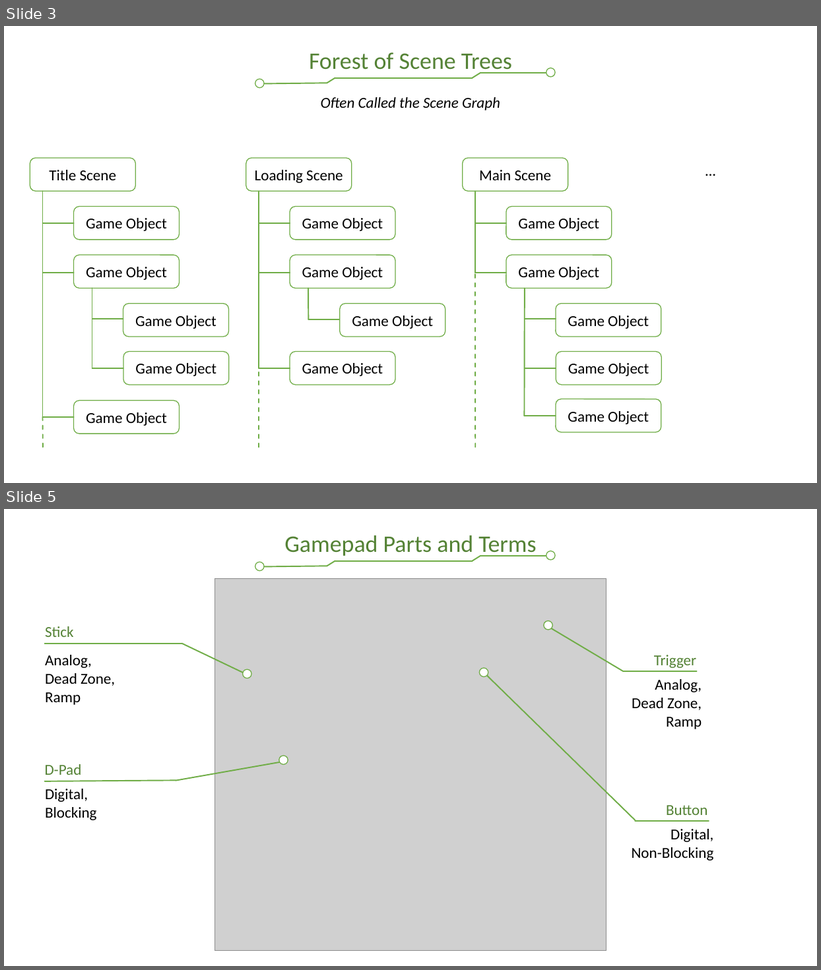
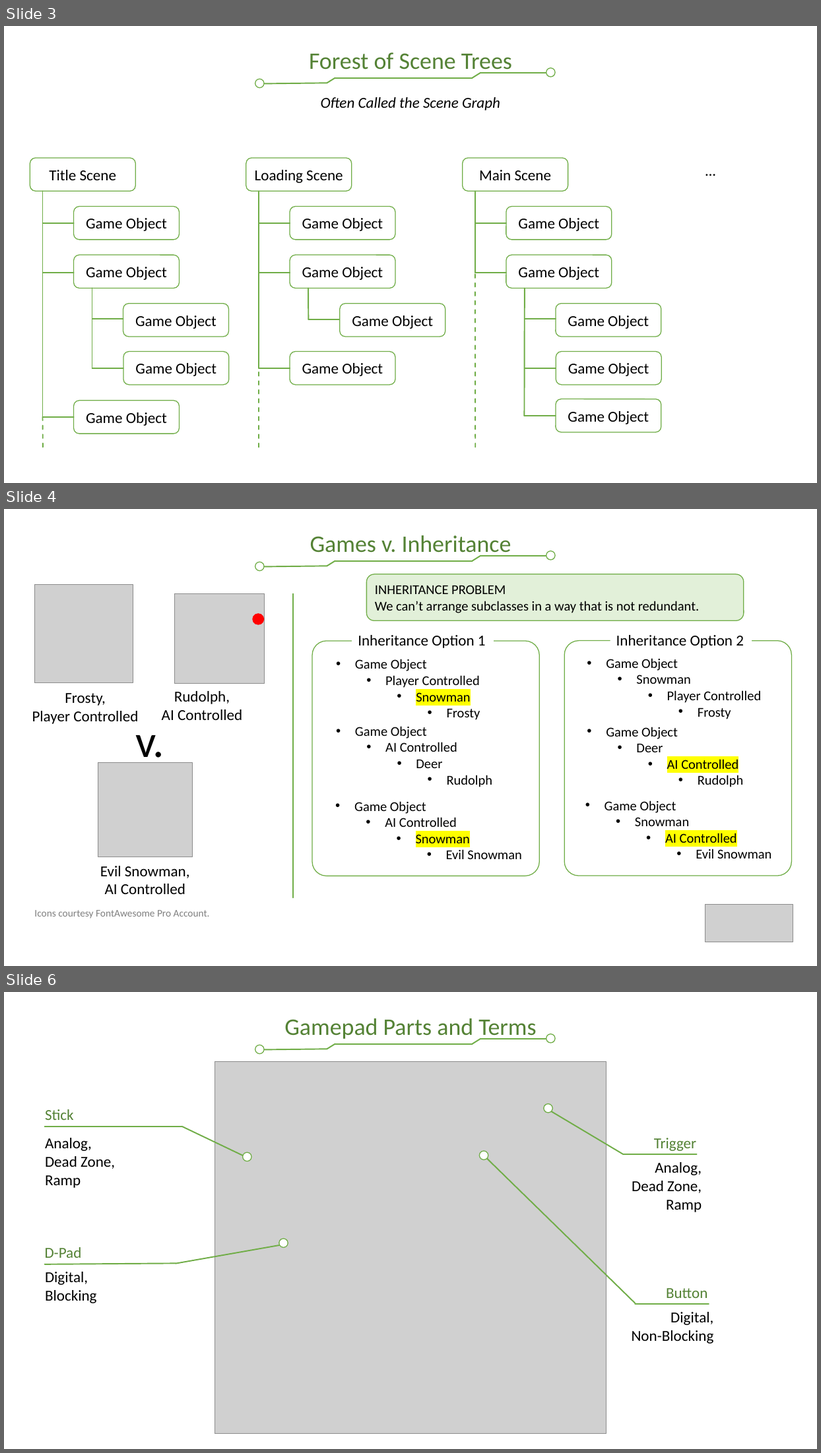
Before and after one commit to annadrewnewby/ChoGath, a slide deck: GamPartsAndTerms.pptx. Shown one above the other, each under a label of ours: slides 3 and 5 before the commit, slides 3, 4 and 6 after it; the slides between them are not shown. The pictures are 821x970 and 821x1453 pixels, drawn with LibreOffice and Linux fonts; fonts in the diff are those of the drawing; grey boxes stand for pictures. Boxes give left, top, right and bottom in pixels: in the first picture for what was removed or moved away, otherwise in the second. Text is boxed around its words. In the diff, an @@ line names an element or a change of style, - is before the commit and + after.

Commit message:
Add inheritance

```diff
--- a/GamPartsAndTerms.pptx
+++ b/GamPartsAndTerms.pptx
@@ slide 4 added at <box>4,509,817,966</box>, background #FFFFFF @@
@@ text added at <box>310,535,512,559</box>, 28 pt, text #548235 @@
+Games v. Inheritance
@@ group added at <box>255,551,556,571</box>: 5 lines, 2 ellipses @@
@@ picture added at <box>34,585,133,683</box> @@
@@ rounded rectangle added at <box>367,574,744,621</box>, fill #E2F0D9, outline #70AD47 1 pt, 16 pt, text #000000 @@
+INHERITANCE PROBLEM
+We can’t arrange subclasses in a way that is not redundant.
@@ picture added at <box>175,593,265,683</box> @@
@@ line added from (293, 593) to (293, 898), #70AD47 1.5 pt @@
@@ ellipse added at <box>253,614,264,625</box>, fill #FF0000, outline #FF0000 1 pt @@
@@ rounded rectangle added at <box>313,641,540,876</box>, outline #70AD47 1 pt @@
@@ text added at <box>358,635,486,648</box>, 18 pt, text #000000 @@
+Inheritance Option 1
@@ rounded rectangle added at <box>564,641,792,876</box>, outline #70AD47 1 pt @@
@@ text added at <box>616,635,744,648</box>, 18 pt, text #000000 @@
+Inheritance Option 2
@@ text added at <box>355,659,481,720</box>, 16 pt, text #000000 @@
+• Game Object
+  • Player Controlled
+    • Snowman
+      • Frosty
@@ text added at <box>606,658,761,720</box>, 16 pt, text #000000 @@
+• Game Object
+  • Snowman
+    • Player Controlled
+      • Frosty
@@ text added at <box>32,693,138,724</box>, 18 pt, text #000000 @@
+Frosty,
+Player Controlled
@@ text added at <box>162,691,242,720</box>, 18 pt, text #000000 @@
+Rudolph,
+AI Controlled
@@ text added at <box>136,720,164,769</box>, 54 pt, text #000000 @@
+v.
@@ text added at <box>355,726,493,788</box>, 16 pt, text #000000 @@
+• Game Object
+  • AI Controlled
+    • Deer
+      • Rudolph
@@ text added at <box>606,727,744,788</box>, 16 pt, text #000000 @@
+• Game Object
+  • Deer
+    • AI Controlled
+      • Rudolph
@@ picture added at <box>98,762,192,857</box> @@
@@ text added at <box>354,801,521,859</box>, 16 pt, text #000000 @@
+• Game Object
+  • AI Controlled
+    • Snowman
+      • Evil Snowman
@@ text added at <box>605,801,772,859</box>, 16 pt, text #000000 @@
+• Game Object
+  • Snowman
+    • AI Controlled
+      • Evil Snowman
@@ text added at <box>100,866,190,894</box>, 18 pt, text #000000 @@
+Evil Snowman,
+AI Controlled
@@ text added at <box>34,910,210,919</box>, 12 pt, text #808080 @@
+Icons courtesy FontAwesome Pro Account.
@@ picture added at <box>706,905,794,943</box> @@
@@ what was slide 5 is now slide 6 @@
```
Also in this commit, not shown: 5 other files.
